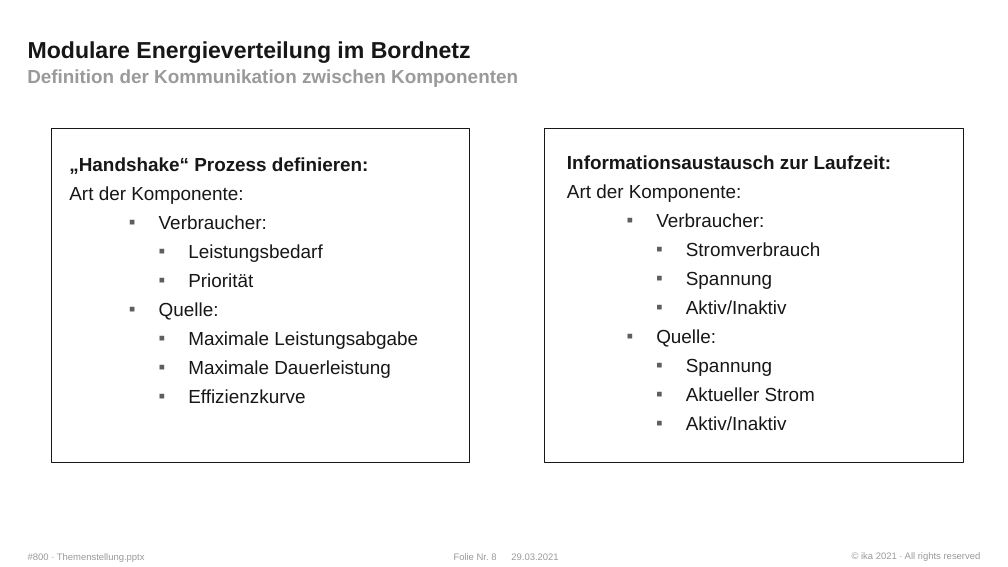
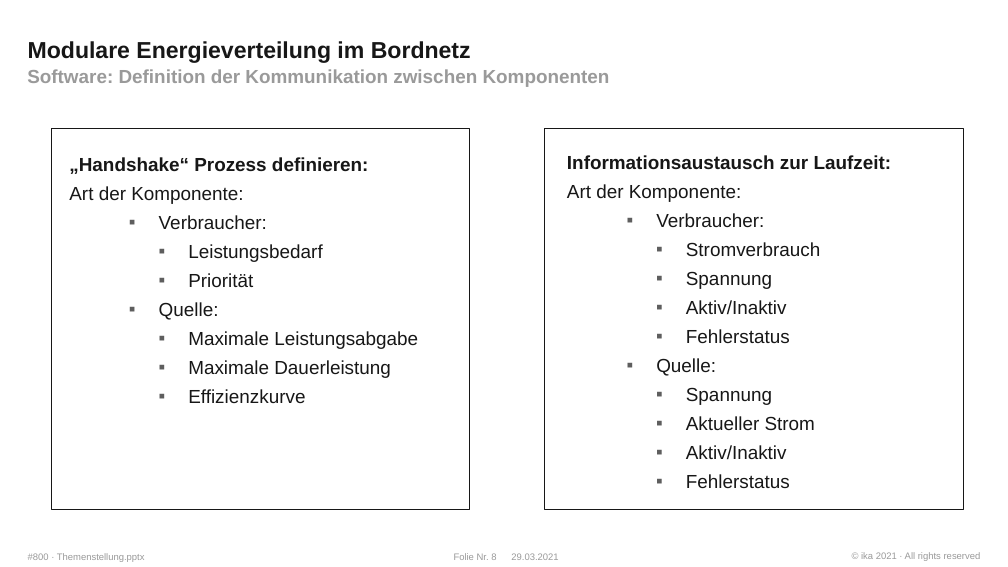
Before and after one commit to WhR4Ven/Diss_Dokument, a slide deck: slide 8 of Themenstellung.pptx. Drawn at 1008x567 pixels with LibreOffice and Linux fonts; fonts in the diff are those of the drawing; background and template pictures are left out. Boxes give left, top, right and bottom in pixels: in the first picture for what was removed or moved away, otherwise in the second. Text is boxed around its words. In the diff, an @@ line names an element or a change of style, - is before the commit and + after.

```diff
--- a/Themenstellung.pptx
+++ b/Themenstellung.pptx
@@ text at (27, 69, 610, 87): text changed @@
-Definition der Kommunikation zwischen Komponenten
+Software: Definition der Kommunikation zwischen Komponenten
@@ rectangle: place and size @@
-rectangle at (51, 129, 470, 462)
+rectangle at (51, 129, 470, 510)
@@ rectangle: place and size @@
-rectangle at (544, 129, 963, 462)
+rectangle at (544, 129, 963, 510)
@@ text at (567, 155, 892, 460): paragraph added @@
+      ▪ Fehlerstatus
@@ text at (686, 329, 790, 343): paragraph added @@
+      ▪ Fehlerstatus
```
Also in this commit, not shown: 4 other slides changed, 1 slide added.
